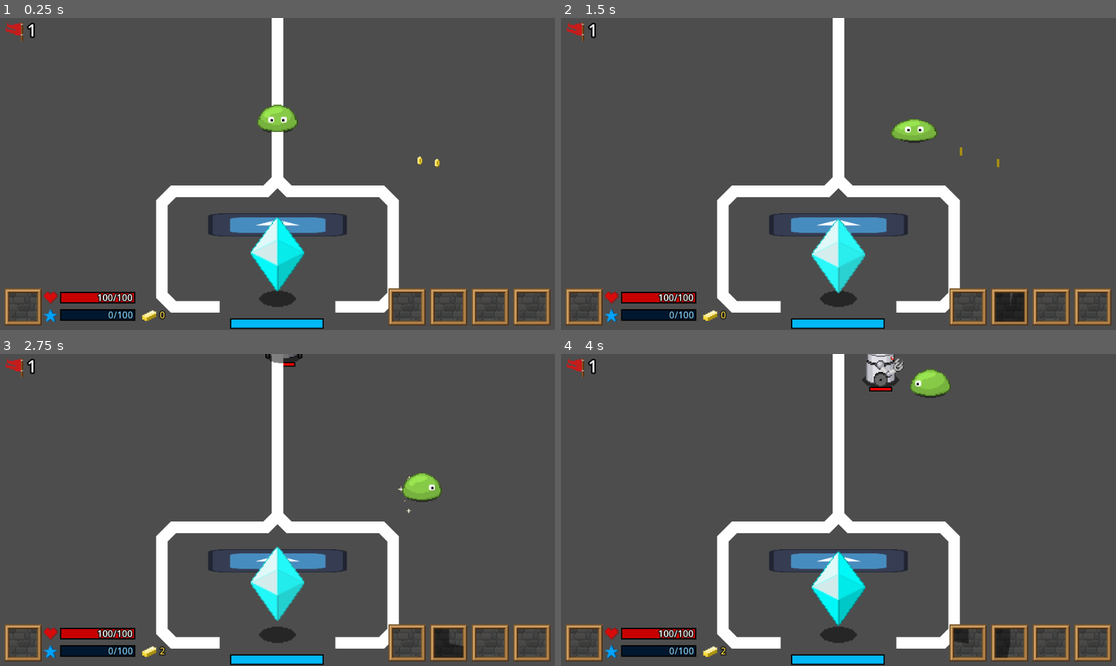
Above: before the commit, frames 1-4 (two rows, left to right).
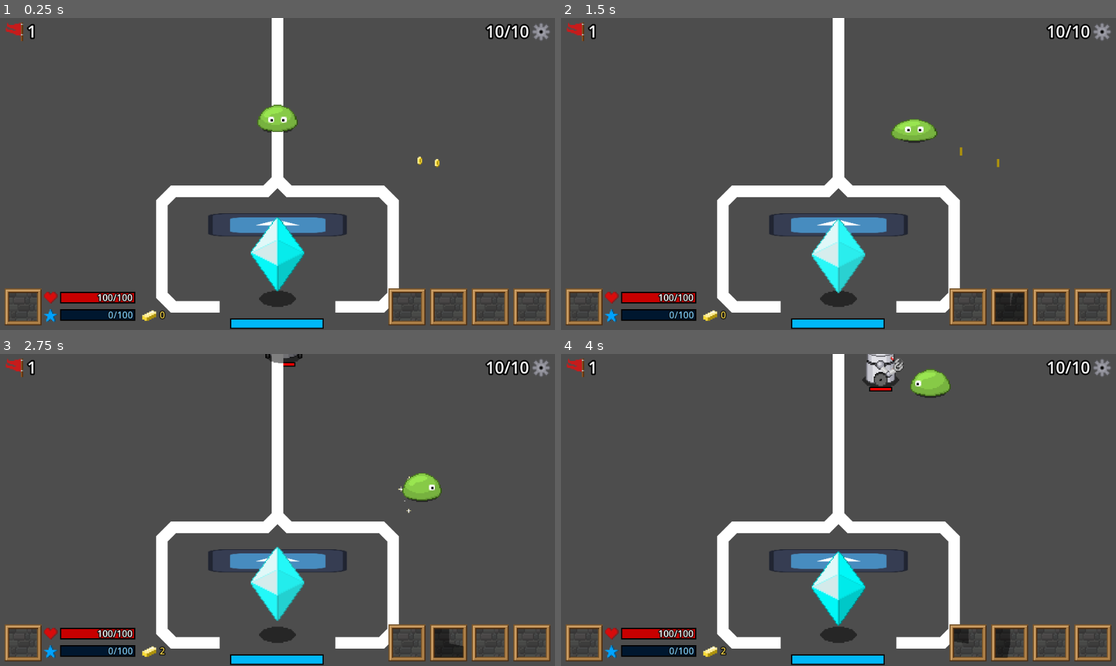
Above: after the commit, the same moments.

Repository: EthanLac13/monsters_vs_machines
Game: Godot game, scene res://scenes/MainScene.tscn
The game is run twice, just before and just after one commit, with the same random seed, the same clock (stepped at 60 frames per second) and the same inputs. The engine's default icon, where the game draws it, is replaced by a stand-in: a white triangle on a blue panel in a dark square.
Inputs:
- Up to frame 1 (0.25 s): no input
- Up to frame 2 (1.5 s): hold Right (InputRight) 0.53-1.28 s; tap Q (UseMove1) at 0.6 s; hold Down (InputDown) from 1.28 s (still down); tap W (UseMove2) at 1.35 s
- Up to frame 3 (2.75 s): release Down (InputDown) at 2.03 s; hold Right (InputRight) from 2.03 s (still down); tap Q (UseMove1) at 2.1 s
- Up to frame 4 (4 s): release Right (InputRight) at 2.78 s; hold Up (InputUp) 2.78-3.53 s; tap W (UseMove2) at 2.85 s; hold Left (InputLeft) from 3.53 s (still down); tap Q (UseMove1) at 3.6 s

The runs differ from the first frame. In frame 1, 0.4% of the frame differs, in the area x 4-100%, y 1-8%; in frame 2, 0.4%; in frame 3, 0.4%; in frame 4, 0.4%.

Commit message:
Added HUD enemy count icon

Diff:
--- a/scenes/hud/HUD.tscn
+++ b/scenes/hud/HUD.tscn
@@ -7,6 +7,7 @@
 [ext_resource type="Texture2D" uid="uid://b4x5bkxq4w04a" path="res://sprites/hud_sprites/hp_icon_hud.png" id="4_ltdg3"]
 [ext_resource type="Texture2D" uid="uid://cslvw6v4wliui" path="res://sprites/hud_sprites/gold_icon_hud.png" id="5_dui1j"]
 [ext_resource type="Texture2D" uid="uid://dsrurs8ad2mek" path="res://sprites/hud_sprites/wave_flag_hud.png" id="7_se64a"]
+[ext_resource type="Texture2D" uid="uid://cwt08q6apaepu" path="res://sprites/hud_sprites/enemy_count_hud.png" id="8_oxkr6"]
 
 [sub_resource type="StyleBoxFlat" id="StyleBoxFlat_dui1j"]
 bg_color = Color(0.1882353, 0, 0, 1)
@@ -282,9 +283,9 @@
 
 [node name="WaveText" type="RichTextLabel" parent="." unique_id=1147366161]
 offset_left = 40.0
-offset_top = 2.0
+offset_top = 4.0
 offset_right = 140.0
-offset_bottom = 47.0
+offset_bottom = 49.0
 theme_override_colors/font_outline_color = Color(0, 0, 0, 1)
 theme_override_constants/outline_size = 10
 theme_override_font_sizes/normal_font_size = 28
@@ -292,3 +293,33 @@
 fit_content = true
 scroll_active = false
 autowrap_mode = 0
+
+[node name="EnemyCountIcon" type="TextureRect" parent="." unique_id=1906081144]
+anchors_preset = 1
+anchor_left = 1.0
+anchor_right = 1.0
+offset_left = -40.0
+offset_top = 8.0
+offset_right = -24.0
+offset_bottom = 24.0
+grow_horizontal = 0
+scale = Vector2(2, 2)
+texture = ExtResource("8_oxkr6")
+
+[node name="EnemyCountText" type="RichTextLabel" parent="." unique_id=1624503323]
+anchors_preset = 1
+anchor_left = 1.0
+anchor_right = 1.0
+offset_left = -138.0
+offset_top = 4.0
+offset_right = -38.0
+offset_bottom = 49.0
+grow_horizontal = 0
+theme_override_colors/font_outline_color = Color(0, 0, 0, 1)
+theme_override_constants/outline_size = 10
+theme_override_font_sizes/normal_font_size = 28
+text = " 10/10 "
+fit_content = true
+scroll_active = false
+autowrap_mode = 0
+horizontal_alignment = 2
Binary file added: sprites/hud_sprites/enemy_count_hud.png
Not shown, added: sprites/hud_sprites/enemy_count_hud.png.import
